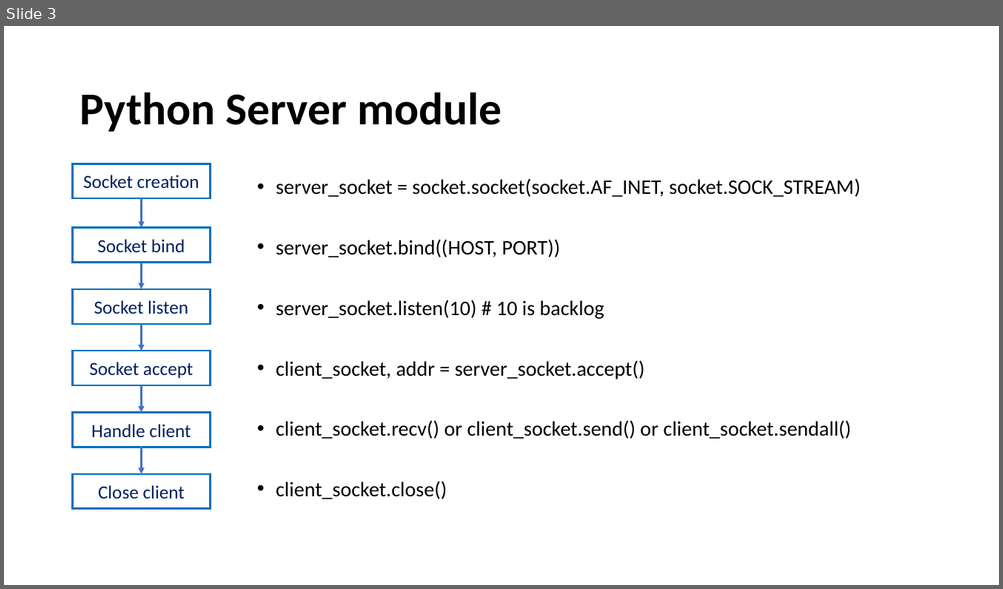
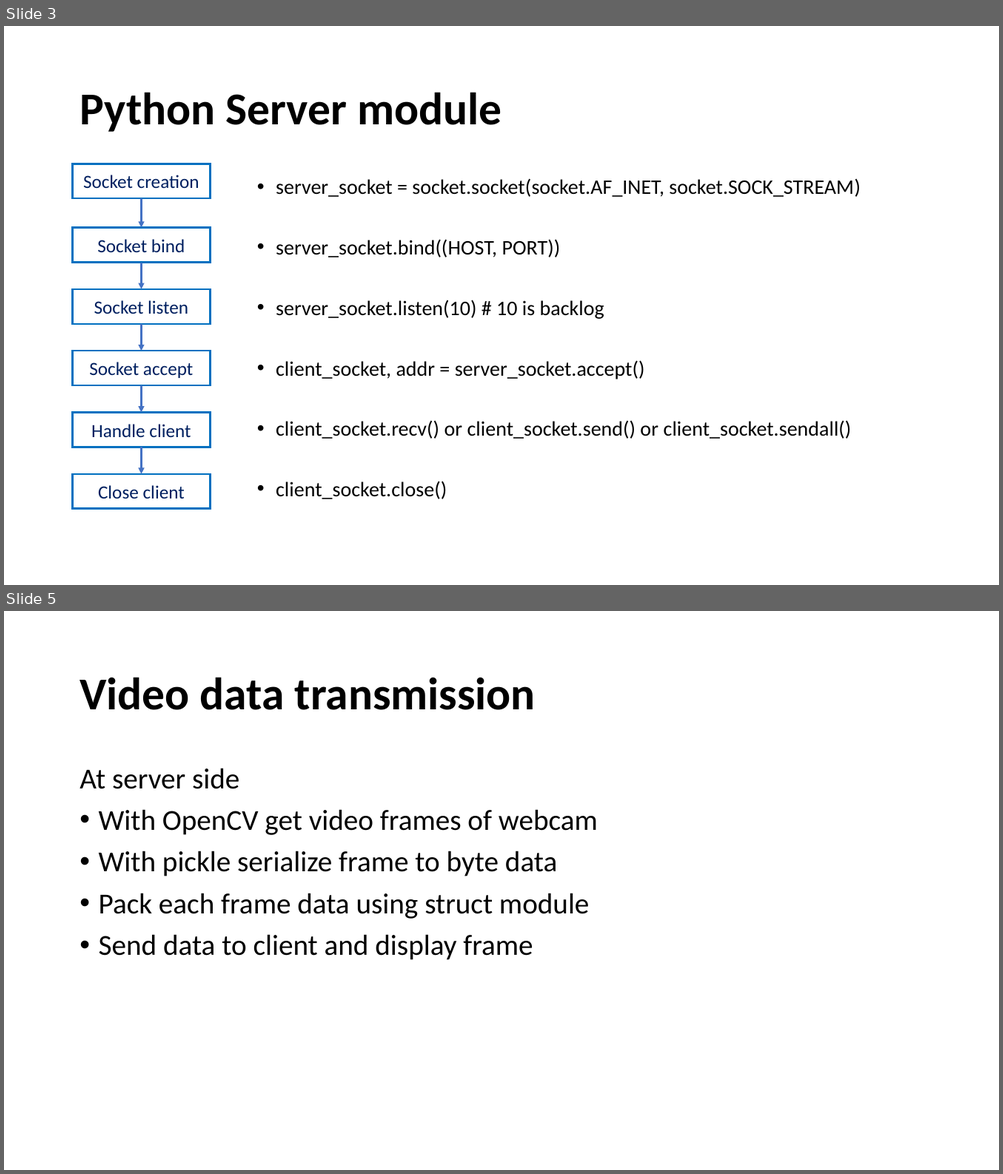
Before and after one commit to 1010code/python-webcam-socket-streaming, a slide deck: screenshot/image.pptx. Shown one above the other, each under a label of ours: slide 3 before the commit, slides 3 and 5 after it; the slides between them are not shown. The pictures are 1003x589 and 1003x1174 pixels, drawn with LibreOffice and Linux fonts; fonts in the diff are those of the drawing. Boxes give left, top, right and bottom in pixels: in the first picture for what was removed or moved away, otherwise in the second. Text is boxed around its words. In the diff, an @@ line names an element or a change of style, - is before the commit and + after.

```diff
--- a/screenshot/image.pptx
+++ b/screenshot/image.pptx
@@ slide 5 added at [4,611,999,1170], background #FFFFFF @@
@@ title added at [79,677,535,710], 44 pt, text #000000, bold @@
+Video data transmission
@@ text added at [79,768,597,960], 28 pt, text #000000 @@
+At server side
+• With OpenCV get video frames of webcam
+• With pickle serialize frame to byte data
+• Pack each frame data using struct module
+• Send data to client and display frame
```
Also in this commit, not shown: 2 other slides added, 2 other files.
